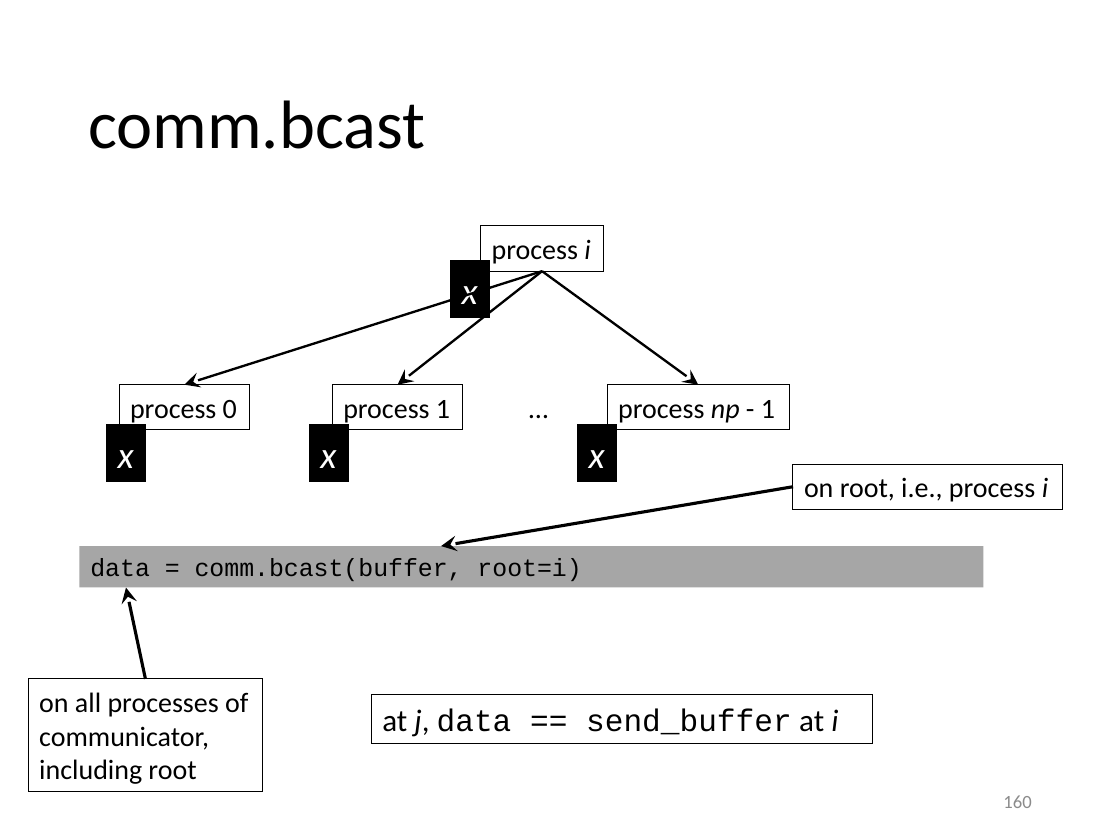
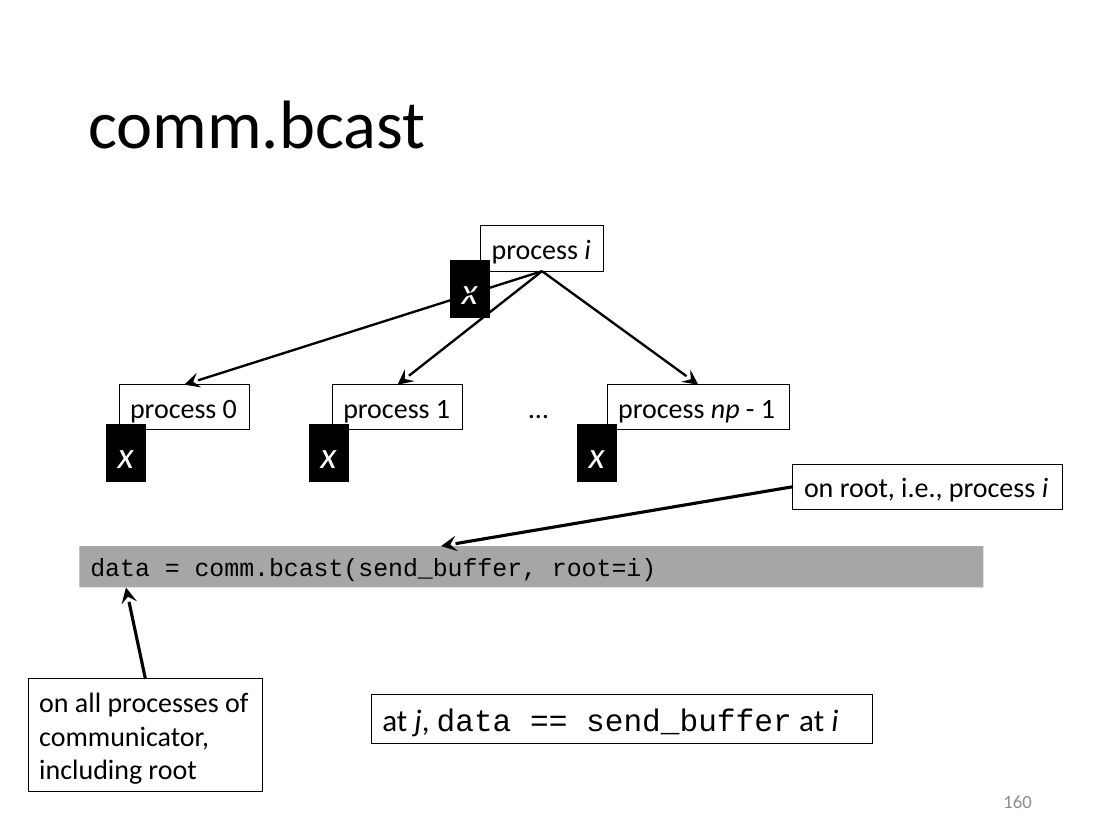
Before and after one commit to gjbex/Python-for-HPC, a slide deck: slide 160 of python_hpc.pptx. Drawn at 1120x840 pixels with LibreOffice and Linux fonts; fonts in the diff are those of the drawing. Boxes give left, top, right and bottom in pixels: in the first picture for what was removed or moved away, otherwise in the second. Text is boxed around its words. In the diff, an @@ line names an element or a change of style, - is before the commit and + after.

Commit message:
Fix various typos

```diff
--- a/python_hpc.pptx
+++ b/python_hpc.pptx
@@ text in rectangle at <box>90,558,656,581</box>: text changed @@
-data = comm.bcast(buffer, root=i)
+data = comm.bcast(send_buffer, root=i)
```
Also in this commit, not shown: 6 other slides changed.
